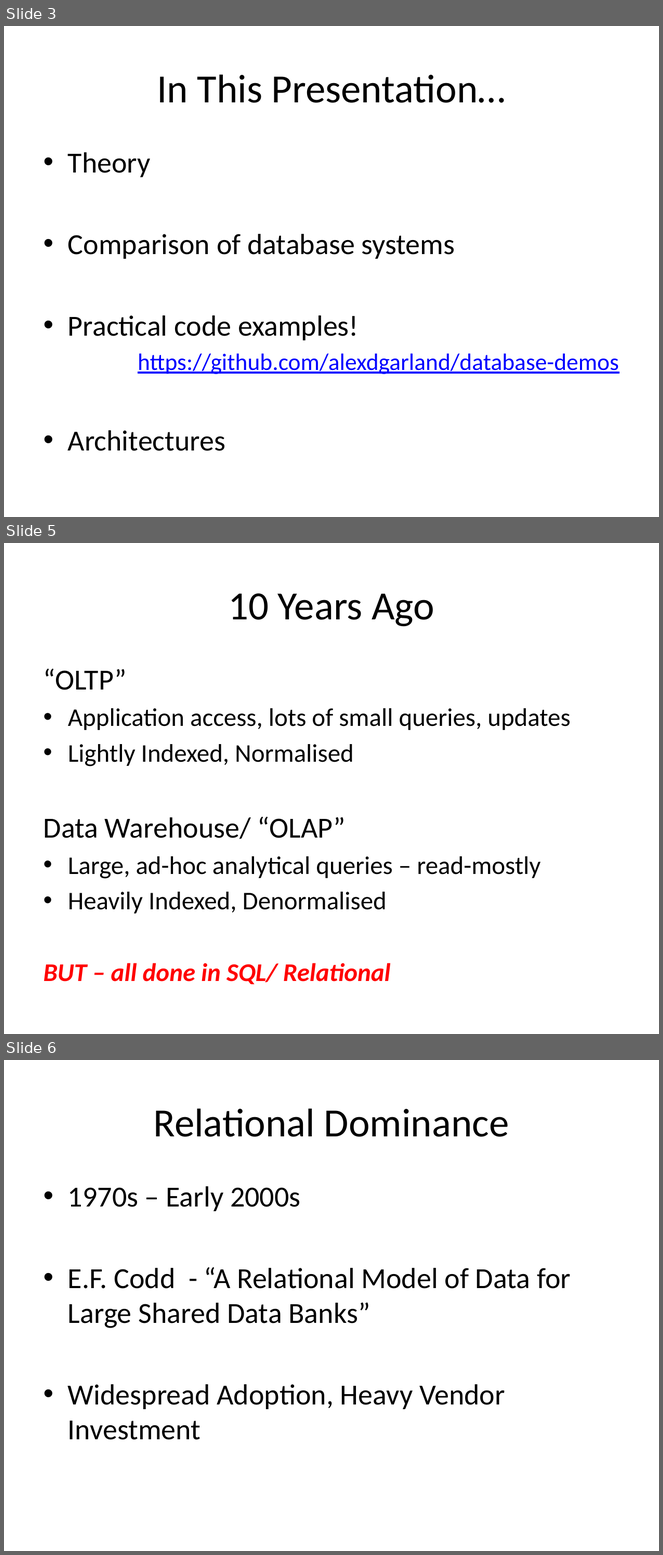
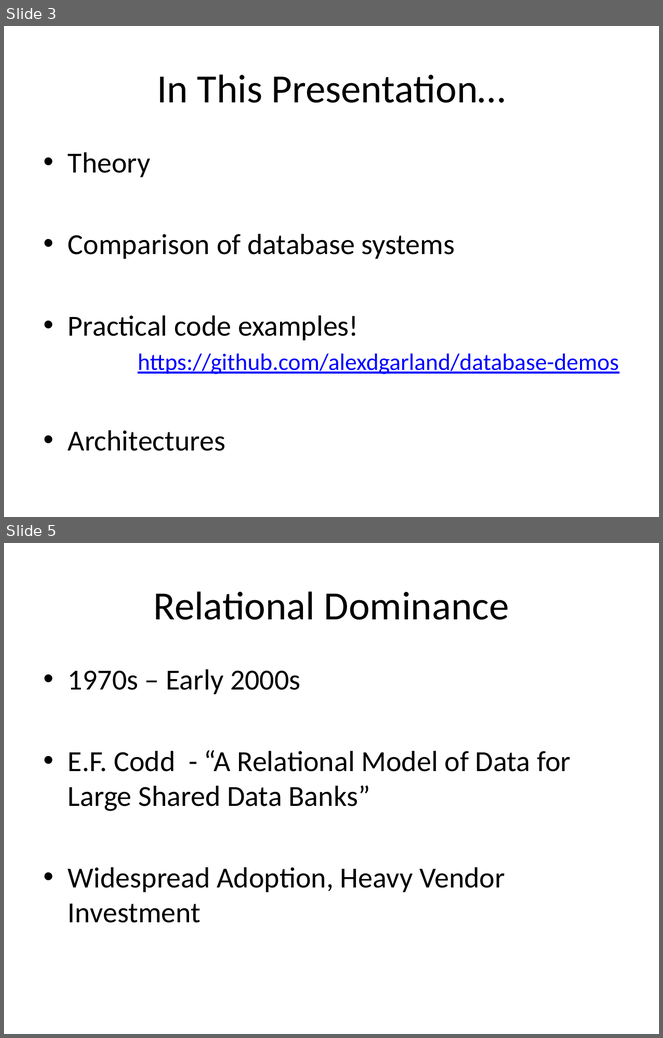
Before and after one commit to alexdgarland/database-demos, a slide deck: Slides/Not Only SQL - Picking A Database for DotNET.pptx. Shown one above the other, each under a label of ours: slides 3, 5 and 6 before the commit, slides 3 and 5 after it; the slides between them are not shown. The pictures are 663x1555 and 663x1038 pixels, drawn with LibreOffice and Linux fonts; fonts in the diff are those of the drawing. Boxes give left, top, right and bottom in pixels: in the first picture for what was removed or moved away, otherwise in the second. Text is boxed around its words. In the diff, an @@ line names an element or a change of style, - is before the commit and + after.

```diff
--- a/Slides/Not Only SQL - Picking A Database for DotNET.pptx
+++ b/Slides/Not Only SQL - Picking A Database for DotNET.pptx
@@ slide 5 removed at (x1=4, y1=543, x2=659, y2=1034), background #FFFFFF @@
@@ title removed at (x1=229, y1=593, x2=435, y2=627) @@
-10 Years Ago
@@ text removed at (x1=44, y1=668, x2=570, y2=985) @@
-“OLTP”
-• Application access, lots of small queries, updates
-• Lightly Indexed, Normalised
-Data Warehouse/ “OLAP”
-• Large, ad-hoc analytical queries – read-mostly
-• Heavily Indexed, Denormalised
-BUT – all done in SQL/ Relational
@@ what was slide 6 is now slide 5 @@
```
Also in this commit, not shown: 8 slides changed, 3 slides added, 3 other slides removed, 1 other file.
